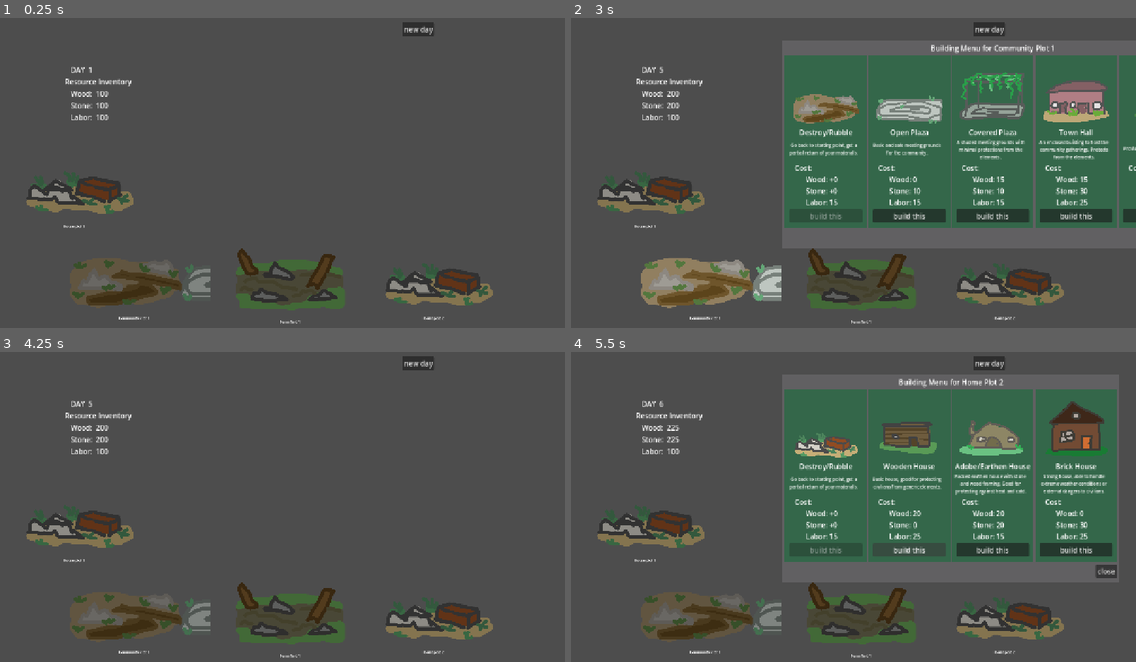
Above: before the commit, frames 1-4 (two rows, left to right).
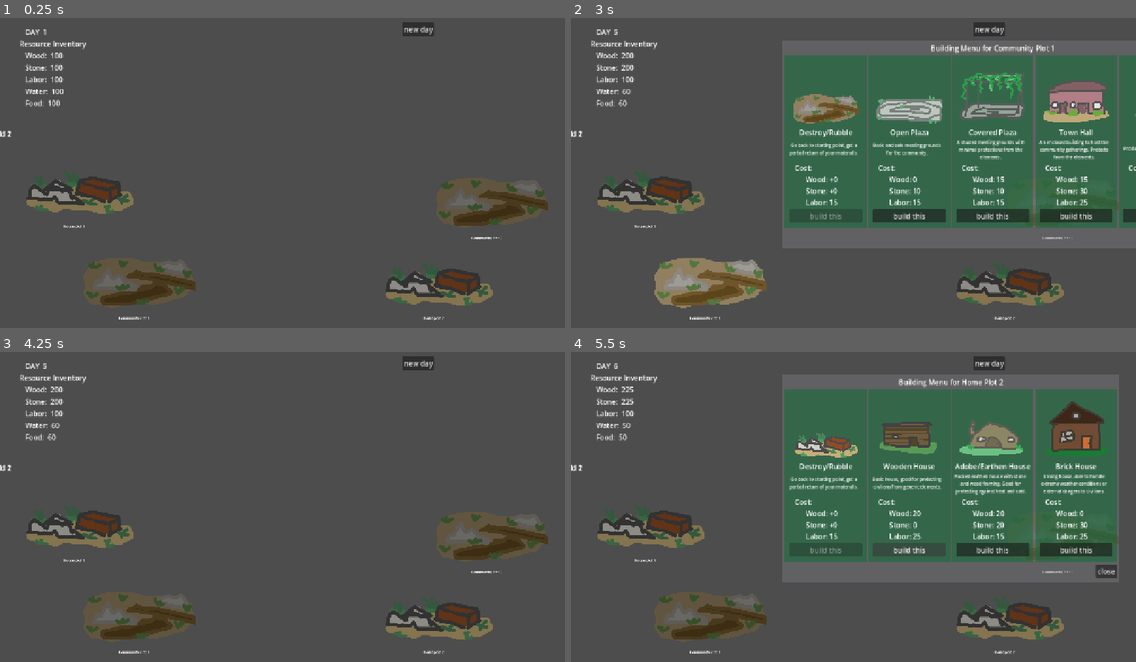
Above: after the commit, the same moments.

Repository: FloweringTre/Next-Deployment
Game: Godot game, scene res://scenes/community.tscn
The game is run twice, just before and just after one commit, with the same random seed, the same clock (stepped at 60 frames per second) and the same inputs. The project has no main scene, so this scene is started directly.
Inputs (mouse positions are in pixels of both pictures, inside the frame that each line leads up to):
- Up to frame 1 (0.25 s): no input
- Up to frame 2 (3 s): click "new day" at 0.5 s; click "new day" at 1.25 s; click "new day" at 2 s; tap Enter at 2.75 s; move the mouse to (712, 281) at 2.77 s; press the mouse at (712, 281) at 2.78 s
- Up to frame 3 (4.25 s): release the mouse at (141, 615) at 3.5 s; click "build this" at 3.5 s
- Up to frame 4 (5.5 s): tap Space at 4.25 s; move the mouse to (1011, 612) at 4.27 s; click (1011, 612) at 4.35 s; click "build this" at 5 s

The runs differ from the first frame. In frame 1, 5.6% of the frame differs, in the area x 0-97%, y 3-99%; in frame 2, 5.3%; in frame 3, 5.6%; in frame 4, 4.3%.
Error in both runs: Invalid call. Nonexistent function 'purchase' in base 'Node (globals.gd)'. (res://objects/ui/info_box.gd:104)

Commit message:
add farming to community

Diff:
--- a/scenes/community.gd
+++ b/scenes/community.gd
@@ -7,6 +7,8 @@
 func _on_global_interaction(reciever, sender, message):
 	match reciever:
 		"GLOBAL_PURCHASE":
+			resource_update()
+		"RESOURCE_UPDATE":
 			resource_update()
 
 		"GLOBAL_ALERT":
@@ -21,6 +23,8 @@
 	%wood.text = str(BuySheet.ResourceInventory["wood"])
 	%stone.text = str(BuySheet.ResourceInventory["stone"])
 	%labor.text = str(BuySheet.ResourceInventory["labor"])
+	%water.text = str(BuySheet.ResourceInventory["water"])
+	%food.text = str(BuySheet.ResourceInventory["food"])
 	%day.text = str(Globals.day_count)
 
 
--- a/scenes/community.tscn
+++ b/scenes/community.tscn
@@ -3,6 +3,7 @@
 [ext_resource type="Script" uid="uid://djy7nu0qyodc8" path="res://scenes/community.gd" id="1_0pwr5"]
 [ext_resource type="PackedScene" uid="uid://uowi3g6syltd" path="res://objects/building.tscn" id="1_cpjqo"]
 [ext_resource type="PackedScene" uid="uid://be00j8kley42i" path="res://objects/ui/building_menu.tscn" id="3_qtjoh"]
+[ext_resource type="PackedScene" uid="uid://b3fafbai22rpu" path="res://objects/farm.tscn" id="3_tidej"]
 
 [node name="Community" type="Node2D" unique_id=1450293807]
 script = ExtResource("1_0pwr5")
@@ -12,7 +13,7 @@
 scale = Vector2(0.5, 0.5)
 type = 1
 plot_spot = "community_1"
-h_frames = 4
+h_frames = 5
 
 [node name="Label" type="Label" parent="building" unique_id=131897313]
 offset_left = -92.0
@@ -21,6 +22,20 @@
 offset_bottom = 303.0
 text = "Community Plot 1"
 
+[node name="building3" parent="." unique_id=823156792 instance=ExtResource("1_cpjqo")]
+position = Vector2(1114, 367)
+scale = Vector2(0.5, 0.5)
+type = 1
+plot_spot = "community_2"
+h_frames = 5
+
+[node name="Label" type="Label" parent="building3" unique_id=1514107999]
+offset_left = -92.0
+offset_top = 280.0
+offset_right = 5.0
+offset_bottom = 303.0
+text = "Community Plot 2"
+
 [node name="building2" parent="." unique_id=2069267527 instance=ExtResource("1_cpjqo")]
 position = Vector2(992, 545)
 scale = Vector2(0.5, 0.5)
@@ -49,20 +64,30 @@
 offset_bottom = 311.0
 text = "House plot 1"
 
-[node name="building3" parent="." unique_id=1980572673 instance=ExtResource("1_cpjqo")]
-position = Vector2(660, 557)
-scale = Vector2(0.5, 0.5)
-type = 2
-plot_spot = "farm_1"
-h_frames = 4
-v_frames = 3
-
-[node name="Label3" type="Label" parent="building3" unique_id=967455900]
-offset_left = -50.0
-offset_top = 280.0
-offset_right = 47.0
-offset_bottom = 303.0
+[node name="farm" parent="." unique_id=4172160 instance=ExtResource("3_tidej")]
+position = Vector2(668, 565)
+scale = Vector2(0.5, 0.5)
+field_level = "large_field"
+
+[node name="Label3" type="Label" parent="farm" unique_id=967455900]
+offset_left = -66.0
+offset_top = 264.0
+offset_right = 31.0
+offset_bottom = 287.0
 text = "Farm field 1"
+
+[node name="farm2" parent="." unique_id=1804546780 instance=ExtResource("3_tidej")]
+position = Vector2(532, 276)
+scale = Vector2(0.5, 0.5)
+plot_spot = "farm_2"
+field_level = "large_field"
+
+[node name="Label3" type="Label" parent="farm2" unique_id=1279782577]
+offset_left = -66.0
+offset_top = 264.0
+offset_right = 31.0
+offset_bottom = 287.0
+text = "Farm field 2"
 
 [node name="alert_label" type="Label" parent="." unique_id=534927065]
 unique_name_in_owner = true
@@ -76,10 +101,10 @@
 [node name="resourceBox" type="Control" parent="." unique_id=705032318]
 layout_mode = 3
 anchors_preset = 0
-offset_left = 147.0
-offset_top = 119.0
-offset_right = 187.0
-offset_bottom = 159.0
+offset_left = 44.0
+offset_top = 33.0
+offset_right = 84.0
+offset_bottom = 73.0
 
 [node name="VBoxContainer" type="VBoxContainer" parent="resourceBox" unique_id=1075678861]
 layout_mode = 0
@@ -132,6 +157,28 @@
 text = "   Labor: "
 
 [node name="labor" type="Label" parent="resourceBox/VBoxContainer/laborContainer" unique_id=13352834]
+unique_name_in_owner = true
+layout_mode = 2
+
+[node name="waterContainer" type="HBoxContainer" parent="resourceBox/VBoxContainer" unique_id=1222280783]
+layout_mode = 2
+
+[node name="Label" type="Label" parent="resourceBox/VBoxContainer/waterContainer" unique_id=1710746344]
+layout_mode = 2
+text = "   Water: "
+
+[node name="water" type="Label" parent="resourceBox/VBoxContainer/waterContainer" unique_id=41735336]
+unique_name_in_owner = true
+layout_mode = 2
+
+[node name="foodContainer" type="HBoxContainer" parent="resourceBox/VBoxContainer" unique_id=764126719]
+layout_mode = 2
+
+[node name="Label" type="Label" parent="resourceBox/VBoxContainer/foodContainer" unique_id=154262362]
+layout_mode = 2
+text = "   Food: "
+
+[node name="food" type="Label" parent="resourceBox/VBoxContainer/foodContainer" unique_id=741699103]
 unique_name_in_owner = true
 layout_mode = 2
 
